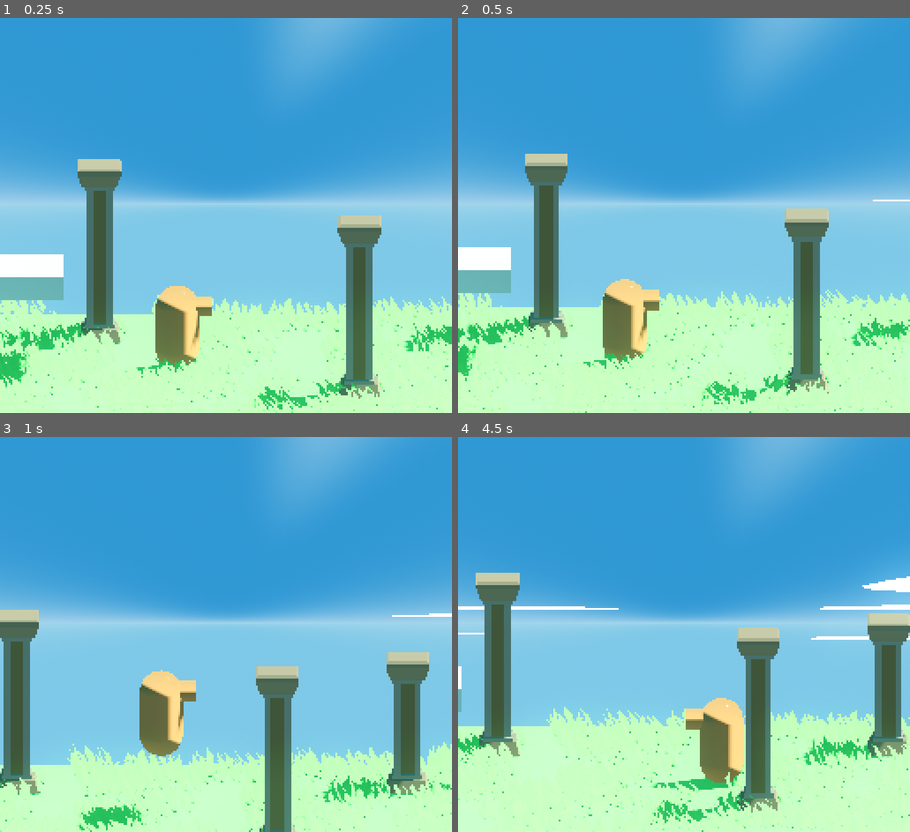
Above: before the commit, frames 1-4 (two rows, left to right).
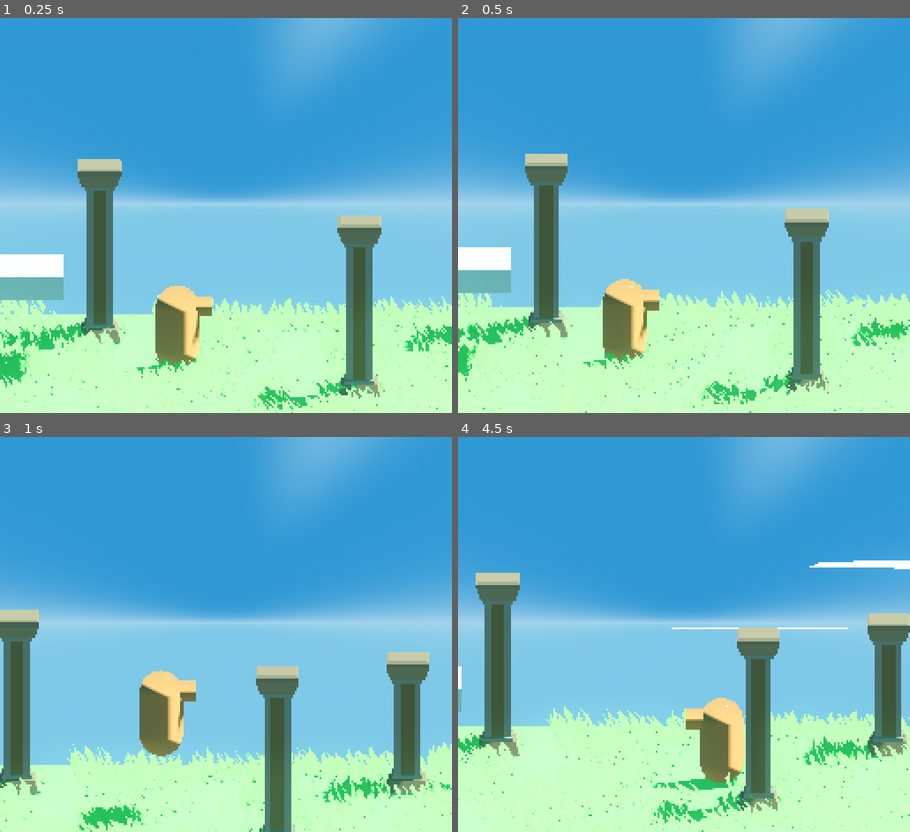
Above: after the commit, the same moments.

Repository: Studio-DIGS/project-monkey-bite
Game: Godot game, scene res://scenes/world.tscn
Same seed, same stepped clock (60 frames per second), same inputs: the game is played once before the commit and once after it. The project has no main scene, so this scene is started directly.
Inputs:
- Up to frame 1 (0.25 s): no input
- Up to frame 2 (0.5 s): no input
- Up to frame 3 (1 s): hold D (right) from 0.53 s (still down); tap Space (jump) at 0.77 s
- Up to frame 4 (4.5 s): release D (right) at 1.28 s; hold A (left) 1.28-2.03 s; tap Space (jump) at 1.52, 3.02, 3.77 s; hold D (right) 2.03-3.53 s; hold A (left) from 3.53 s (still down)

Frame 1 is identical in both runs. In frame 2, less than 0.1% of the frame differs, in the area x 91-100%, y 45-47%; in frame 3, less than 0.1%; in frame 4, 1.3%, in the area x 0-100%, y 31-52%.

Commit message:
i think it looks good

Diff:
--- a/scenes/world.tscn
+++ b/scenes/world.tscn
@@ -151,7 +151,7 @@
 shader_parameter/cloud_scale = Vector2(0.04, 2.74)
 shader_parameter/cloud_distance = 0.0
 shader_parameter/cloud_speed = 0.05
-shader_parameter/cloud_speed2 = 0.125
+shader_parameter/cloud_speed2 = 0.015
 shader_parameter/cloud_texture = SubResource("NoiseTexture2D_qe2md")
 shader_parameter/cloud_texture2 = SubResource("NoiseTexture2D_mfdm4")
 
